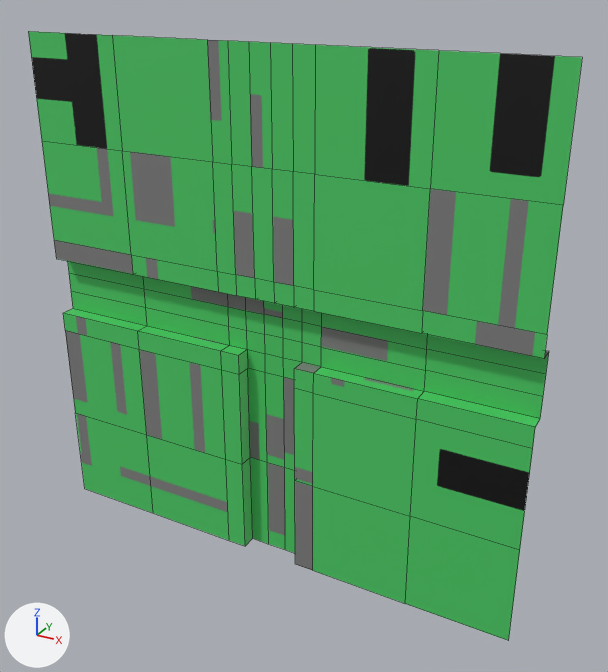
Before and after pictures for a commit that changed the OBJ model assets/tiles/0111/0111.obj.
Rendered twice from a camera (50 mm lens) standing at (7.42, -12.02, 6.1) and looking at (0.58, 0.41, -0.11). Arrows for +X, +Y and +Z are at lower left; the lights stay in place. Mesh edges are drawn as thin lines. Where no turn or scale is listed for an object, it has been applied to the vertices.

The first picture shows 'Plane_Plane.001'.
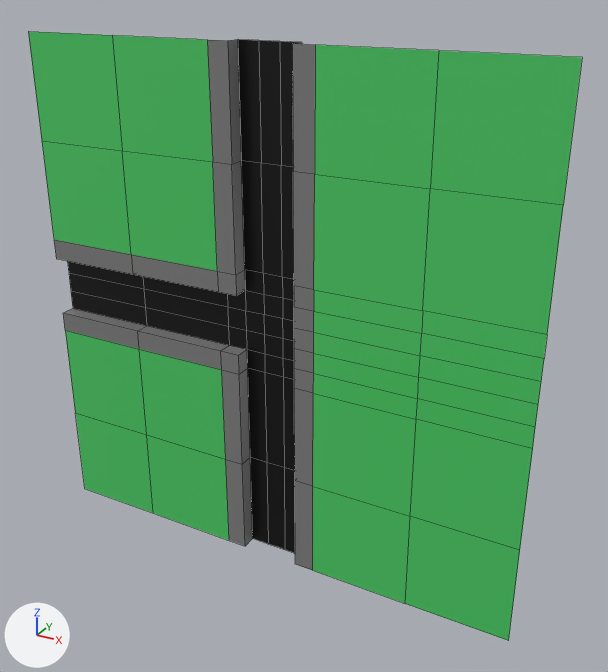
The edits, one by one:
Material 'Material' (mat_material) is new.
Its texture is img_0111_png.
Its roughness is 0.4.
me_plane_plane_001 has 124 vertices, 102 faces and spans x -5.0..5.0, y 0.0..0.3, z -5.0..5.0.
me_plane_plane_001 is used by ob_plane_plane_001; location (0.0, 0.0, 0.0).
me_plane_plane_001 no longer uses material mat_mat (picture img_0111_png).
Part 1, on me_plane_plane_001:
12 vertices are removed from x -0.2..5.0, y 0.0..0.3, z -0.6..1.0.
23 faces are deleted.
8 vertices move from x -0.2..5.0, y 0.0..0.3, z -0.6..5.0 to x -0.6..5.0, y 0.0..0.3, z -0.2..5.0.
6 vertices are added at (0.6, 0.0, 0.2), (-0.2, 0.3, 5.0), (-0.2, 0.3, 3.0), (1.0, 0.0, 0.2), (0.2, 0.3, 5.0), (0.2, 0.3, 3.0).
6 new vertices lie (0.0, 0.0, 0.4) away from vertices in x -0.6..1.0, y 0.0..0.3, z -0.6..0.6.
23 new faces join them.
me_plane_plane_001 part 2: 79 kept faces spanning x -5.0..5.0, y 0.0..0.3, z -5.0..5.0 get new texture (UV) coordinates.
me_plane_plane_001 now uses material mat_material (picture img_0111_png).

Where the change shows, as pixel boxes [x1, y1, x2, y2] in the pictures (608 x 672 px; the box of a moved part takes in the faces that stretch with it):
part 1 of me_plane_plane_001, moved or reshaped
    before: [228, 41, 549, 427]
    after: [228, 39, 544, 427]
part 2 of me_plane_plane_001, surface changed
    both: [31, 33, 558, 556]
